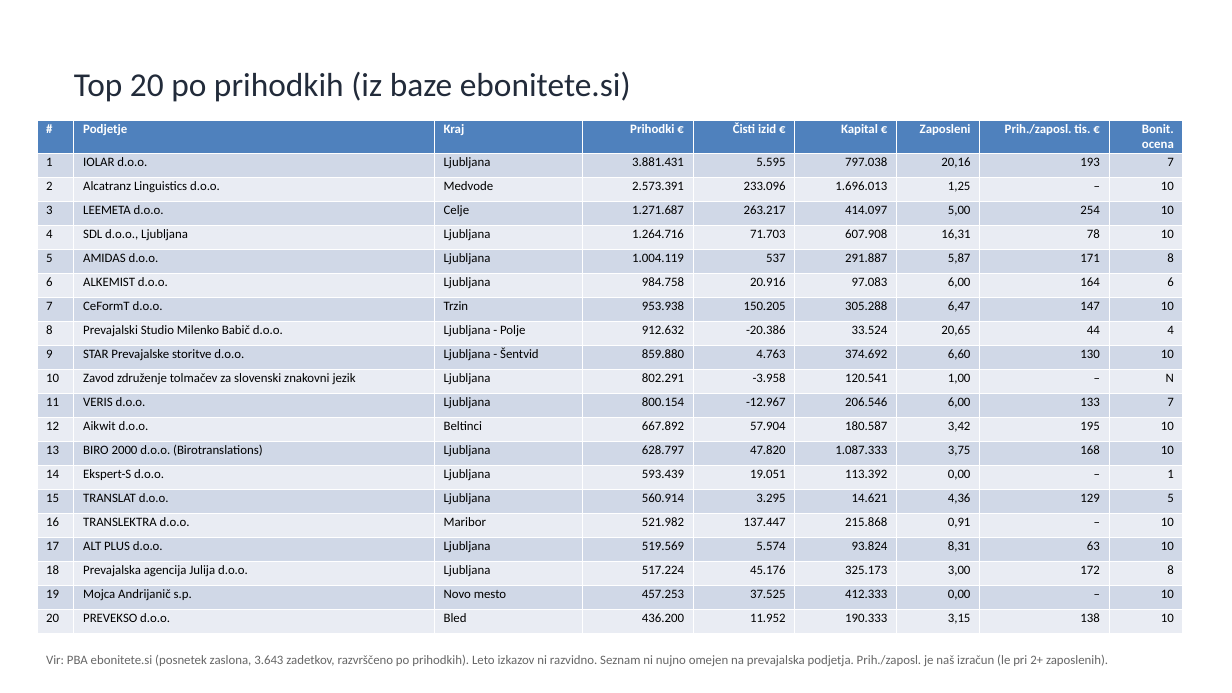
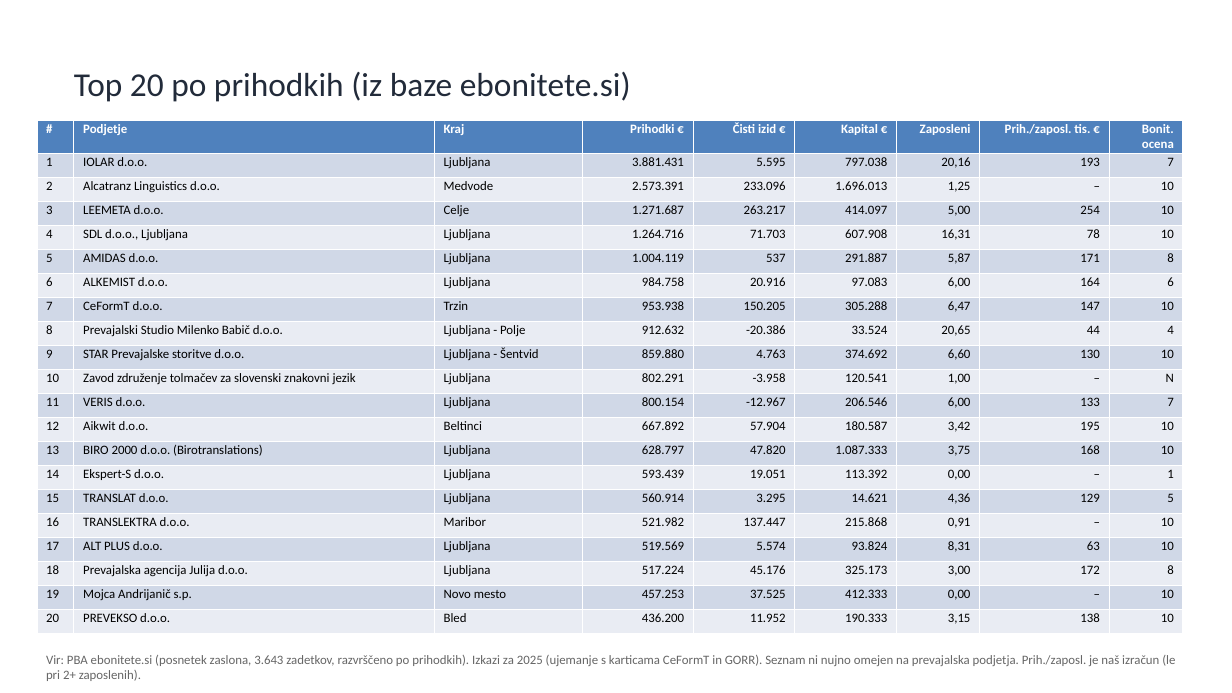
Before and after one commit to matjazambroz/github, a slide deck: slide 4 of analiza/analiza_konkurence_SI.pptx. Drawn at 1232x693 pixels with LibreOffice and Linux fonts; fonts in the diff are those of the drawing. Boxes give left, top, right and bottom in pixels: in the first picture for what was removed or moved away, otherwise in the second. Text is boxed around its words. In the diff, an @@ line names an element or a change of style, - is before the commit and + after.

```diff
--- a/analiza/analiza_konkurence_SI.pptx
+++ b/analiza/analiza_konkurence_SI.pptx
@@ text at (46, 655, 1175, 681): text changed @@
-Vir: PBA ebonitete.si (posnetek zaslona, 3.643 zadetkov, razvrščeno po prihodkih). Leto izkazov ni razvidno. Seznam ni nujno omejen na prevajalska podjetja. Prih./zaposl. je naš izračun (le pri 2+ zaposlenih).
+Vir: PBA ebonitete.si (posnetek zaslona, 3.643 zadetkov, razvrščeno po prihodkih). Izkazi za 2025 (ujemanje s karticama CeFormT in GORR). Seznam ni nujno omejen na prevajalska podjetja. Prih./zaposl. je naš izračun (le pri 2+ zaposlenih).
```
Also in this commit, not shown: 2 other slides changed, 1 slide added, 1 other file.
